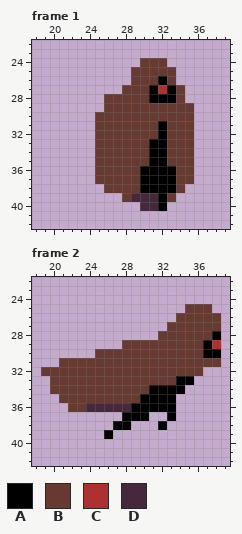
Edited in one commit: pixel-art file (ZEROSECTOR/Assets/LSW/99. Assets/vagabond/assets/aseprite-files/vagabond-air-dash.aseprite). This is how it looked before the edit.
64x64 pixels, 4 frames. Shown: frame 1: x 18..39, y 22..42; frame 2: x 18..39, y 22..42. The commit also changed other frames, which this record leaves out.
Palette (. is transparent): A #000000  B #663931  C #ac3232  D #45283c
Pixels before, frame 1, first column x 25:
24 .....BBB...
25 ....BBBBB..
26 ....BBBAB..
27 ...BBBACAB.
28 .BBBBBAAAB.
29 .BBBBBBBBBB
30 BBBBBBBBBBB
31 BBBBBBBABBB
32 BBBBBBBABBB
33 BBBBBBAABBB
34 BBBBBBAABBB
35 BBBBBBAABBB
36 BBBBBAAAABB
37 BBBBBAAAABB
38 .BBBBAAAAB.
39 ...BDDDAB..
40 .....DDA...
Pixels before, frame 2, first column x 19:
25 ................BBB.
26 ...............BBBBB
27 ..............BBBBBB
28 .............BBBBBBA
29 .........BBBBBBBBBAC
30 ......BBBBBBBBBBBBAA
31 ..BBBBBBBBBBBBBBBBBB
32 BBBBBBBBBBBBBBBBBB..
33 .BBBBBBBBBBBBBBAA...
34 .BBBBBBBBBBBAAAA....
35 ..BBBBBBBBBAAAA.....
36 ...BBDDDDDAAAAA.....
37 .........AAA..A.....
38 ........AA...A......
39 .......A............
The same view after the edit:
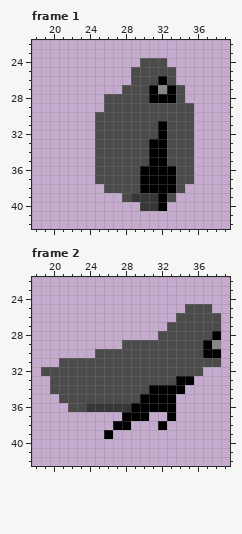
Difference:
colour B: #663931 -> #4b4b4b
colour C: #ac3232 -> #878787
colour D: #45283c -> #373737
Pixel boxes of the changes (left, top, right, bottom) in both pictures:
changed: (95, 58, 194, 211)
changed: (41, 304, 221, 412)
